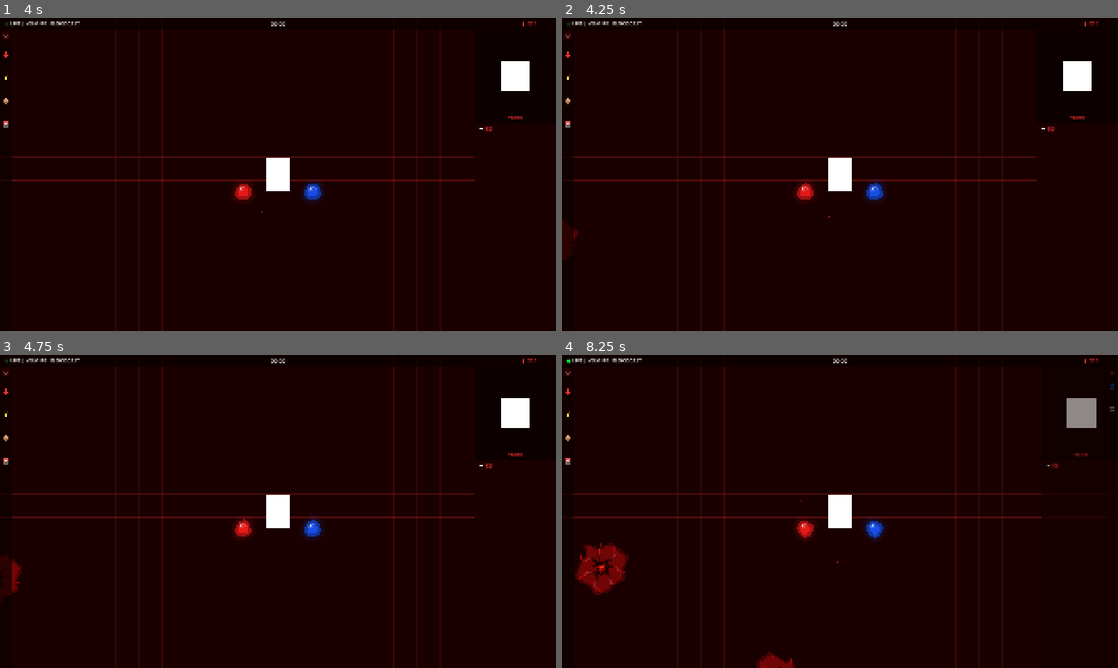
Above: before the commit, frames 1-4 (two rows, left to right).
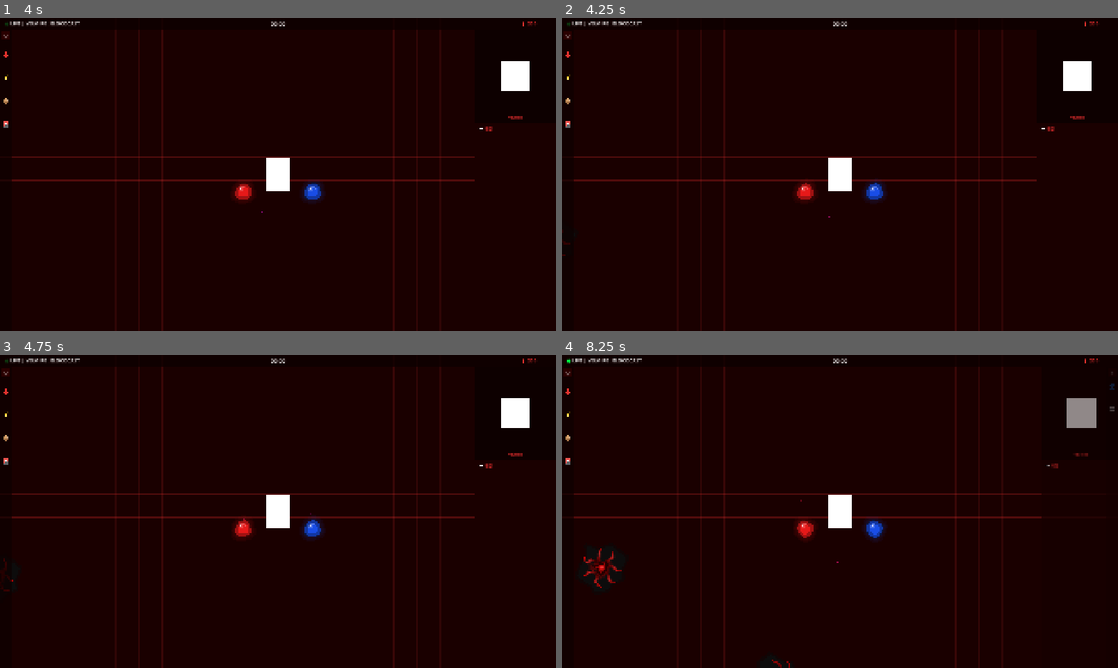
Above: after the commit, the same moments.

Repository: chalie-chariot/velmire
Game: Godot game, scene res://scenes/Main.tscn
Same seed, same stepped clock (60 frames per second), same inputs: the game is played once before the commit and once after it.
Inputs (mouse positions are in pixels of both pictures, inside the frame that each line leads up to):
- Up to frame 1 (4 s): tap Enter at 0.5, 2, 3.5 s; move the mouse to (400, 158) at 0.52 s; hold Shift 0.53-1.25 s; click (400, 158) at 0.67 s; tap Space at 1.25, 2.75 s; drag from (166, 190) to (250, 237) at 1.27 s; move the mouse to (333, 105) at 2.02 s; tap E at 2.1 s; click (333, 105) at 2.17 s; drag from (250, 237) to (111, 127) at 2.77 s; move the mouse to (444, 221) at 3.52 s; hold Shift from 3.53 s (still down); click (444, 221) at 3.67 s
- Up to frame 2 (4.25 s): keep holding Shift
- Up to frame 3 (4.75 s): release Shift at 4.25 s; drag from (111, 464) to (194, 433) at 4.27 s
- Up to frame 4 (8.25 s): move the mouse to (867, 511) at 5.02 s; tap E at 5.1, 8.1 s; click (867, 511) at 5.17 s; drag from (756, 433) to (728, 527) at 5.77 s; move the mouse to (962, 495) at 6.52 s; hold Shift 6.53-7.25 s; click (962, 495) at 6.67 s; drag from (728, 527) to (812, 574) at 7.27 s; move the mouse to (895, 442) at 8.02 s; click (895, 442) at 8.17 s

Frame 1 is identical in both runs. In frame 2, 0.2% of the frame differs, in the area x 0-3%, y 64-78%; in frame 3, 0.3%; in frame 4, 1.2%, in the area x 2-42%, y 60-100%.

Commit message:
VELMIRE 진행상황 저장

Diff:
--- a/velmire/scripts/BloodDrop.gd
+++ b/velmire/scripts/BloodDrop.gd
@@ -4,17 +4,20 @@
 var _target: Vector2 = Vector2.ZERO
 var _speed: float = 0.0
 var _time: float = 0.0
-var _size: float = 6.0
+var _size: float = 10.0
 var _alpha: float = 1.0
 var _phase: String = "burst"
 var _burst_vel: Vector2 = Vector2.ZERO
 var _curve_angle: float = 0.0  # 곡선 방향
+var _trail: Array = []  # 잔상 위치 기록
+var _is_stage4: bool = false  # 4단계 이상 여부
+var _trail_max: int = 32
 
-func setup(pos: Vector2, drop_value: float, coffin_center: Vector2) -> void:
+func setup(pos: Vector2, drop_value: float, coffin_center: Vector2, stage4: bool = false) -> void:
 	global_position = pos
 	value = drop_value
 	_target = coffin_center
-	_size = clamp(drop_value * 2.5, 4.0, 20.0)
+	_size = clamp(drop_value * 4.2, 7.0, 38.0)
 	# 강하게 튕겨나감 - 관 반대 방향 기준으로 퍼짐
 	var away_dir: Vector2 = (pos - coffin_center).normalized()
 	var spread: float = randf_range(-0.6, 0.6)  # ±약 35도 퍼짐
@@ -22,6 +25,7 @@
 	_burst_vel = burst_dir * randf_range(500.0, 900.0)
 	# 곡선 휘어질 방향 (시계/반시계 랜덤)
 	_curve_angle = 1.0 if randf() > 0.5 else -1.0
+	_is_stage4 = stage4
 
 func _process(delta: float) -> void:
 	_time += delta
@@ -35,11 +39,15 @@
 				_speed = 0.0
 
 		"suck":
+			if _is_stage4:
+				_trail.append(global_position)
+				if _trail.size() > _trail_max:
+					_trail.pop_front()
 			var dist: float = global_position.distance_to(_target)
 			var dir: Vector2 = (_target - global_position).normalized()
 			_speed += 3000.0 * delta
 			global_position += dir * _speed * delta
-			_size = clamp(dist / 60.0, 0.5, _size)
+			_size = clamp(dist / 45.0, 1.0, _size)
 
 			if dist < 8.0:
 				ResourceManager.add_blood(value)
@@ -48,8 +56,17 @@
 	queue_redraw()
 
 func _draw() -> void:
-	var pulse: float = sin(_time * 3.0) * 0.8
-	var r: float = (_size + pulse) * 0.7  # 0.7배 크기
+	if _is_stage4 and _trail.size() > 1:
+		for i in range(_trail.size() - 1):
+			var t: float = float(i) / _trail.size()
+			var trail_pos: Vector2 = _trail[i] - global_position
+			var trail_pos2: Vector2 = _trail[i + 1] - global_position
+			var trail_alpha: float = t * 0.75
+			var trail_width: float = _size * t * 2.4
+			draw_line(trail_pos, trail_pos2,
+				Color(0.9, 0.05, 0.05, trail_alpha), max(trail_width, 1.2))
+	var pulse: float = sin(_time * 3.0) * 1.4
+	var r: float = (_size + pulse) * 0.9
 	draw_circle(Vector2.ZERO, r,
 		Color(0.8, 0.0, 0.0, _alpha))
 	draw_circle(Vector2.ZERO, r * 0.5,
--- a/velmire/scripts/BloodEntityStage4.gd
+++ b/velmire/scripts/BloodEntityStage4.gd
@@ -60,12 +60,13 @@
 
 func _generate_tendrils() -> void:
 	_tendrils.clear()
+	var max_r: float = radius * 0.82
 	for i in range(_tendril_count):
 		var base_angle: float = (TAU / _tendril_count) * i + randf_range(-0.2, 0.2)
 		var ctrl_points: Array = []
 		for j in range(5):
 			var t: float = float(j) / 4.0
-			var r: float = radius * 0.12 + radius * 0.88 * t
+			var r: float = radius * 0.12 + (max_r - radius * 0.12) * t
 			var angle: float = base_angle + randf_range(-0.4, 0.4) * (1.0 - t * 0.5)
 			ctrl_points.append(Vector2(cos(angle), sin(angle)) * r)
 		_tendrils.append({
@@ -131,11 +132,11 @@
 		var glow_pts: PackedVector2Array = []
 		for p in smooth:
 			glow_pts.append(p * 1.12)
-		draw_colored_polygon(glow_pts, Color(0.4, 0.02, 0.02, 0.55))
-		draw_colored_polygon(smooth, Color(0.45, 0.02, 0.02, 0.95))
+		draw_colored_polygon(glow_pts, Color(0.04, 0.04, 0.04, 0.55))
+		draw_colored_polygon(smooth, Color(0.05, 0.05, 0.05, 0.95))
 	else:
-		draw_circle(Vector2.ZERO, radius * 1.15, Color(0.4, 0.02, 0.02, 0.55))
-		draw_circle(Vector2.ZERO, radius * 0.95, Color(0.45, 0.02, 0.02, 0.95))
+		draw_circle(Vector2.ZERO, radius * 1.15, Color(0.04, 0.04, 0.04, 0.55))
+		draw_circle(Vector2.ZERO, radius * 0.95, Color(0.05, 0.05, 0.05, 0.95))
 
 	for tendril in _tendrils:
 		var phase: float = tendril.phase
@@ -187,7 +188,8 @@
 					var w: float = w_base * (2.0 - 1.7 * t) * 0.7
 					w = max(w, 1.0)
 					var glow_col: Color = Color(1.0, 0.35, 0.35, clampf(pulse_glow * 1.1, 0.0, 1.0)).lerp(Color(0.35, 0.02, 0.02, pulse_glow * 0.6), 1.0 - t)
-					draw_line(pts[i], pts[i+1], Color(glow_col.r, glow_col.g, glow_col.b, glow_col.a * 0.5), w + 4.0)
+					draw_line(pts[i], pts[i+1], Color(0.9, 0.15, 0.15, pulse_glow * 0.25), w + 10.0)
+					draw_line(pts[i], pts[i+1], Color(1.0, 0.2, 0.2, glow_col.a * 0.45), w + 4.0)
 					draw_line(pts[i], pts[i+1], glow_col, w)
 
 	if _nucleus_pts.size() >= 3:
@@ -201,16 +203,28 @@
 			outer.append(p * 1.05 * s)
 			mid.append(p * 0.65 * s)
 			inner.append(p * 0.35 * s)
+		var glow_far: PackedVector2Array = []
+		var glow_near: PackedVector2Array = []
+		for p in outer:
+			glow_far.append(p * 1.5)
+			glow_near.append(p * 1.25)
+		draw_colored_polygon(glow_far, Color(0.5, 0.0, 0.0, 0.22))
+		draw_colored_polygon(glow_near, Color(0.55, 0.0, 0.0, 0.35))
 		draw_colored_polygon(outer, Color(0.15, 0.0, 0.0, 1.0))
 		draw_colored_polygon(mid, Color(0.55, 0.02, 0.02, 1.0))
 		draw_colored_polygon(inner, Color(0.82, 0.08, 0.08, 0.95))
 		var core_idx: int = _nucleus_pts.size() / 2
 		var core_offset: Vector2 = _nucleus_pts[0].lerp(_nucleus_pts[core_idx], 0.3) * 0.15
+		draw_circle(core_offset, radius * 0.12, Color(0.7, 0.0, 0.0, 0.4))
+		draw_circle(core_offset, radius * 0.08, Color(0.9, 0.1, 0.1, 0.55))
 		draw_circle(core_offset, radius * 0.06, Color(0.95, 0.25, 0.25, 0.85))
 	else:
+		draw_circle(Vector2.ZERO, radius * 0.5, Color(0.5, 0.0, 0.0, 0.25))
+		draw_circle(Vector2.ZERO, radius * 0.4, Color(0.55, 0.0, 0.0, 0.38))
 		draw_circle(Vector2.ZERO, radius * 0.32, Color(0.15, 0.0, 0.0, 1.0))
 		draw_circle(Vector2.ZERO, radius * 0.22, Color(0.55, 0.02, 0.02, 1.0))
 		draw_circle(Vector2.ZERO, radius * 0.13, Color(0.82, 0.08, 0.08, 0.95))
+		draw_circle(Vector2(-radius * 0.08, -radius * 0.1), radius * 0.1, Color(0.7, 0.0, 0.0, 0.45))
 		draw_circle(Vector2(-radius * 0.08, -radius * 0.1), radius * 0.06, Color(0.95, 0.25, 0.25, 0.85))
 
 	if _hp_bar_alpha > 0:
@@ -295,4 +309,4 @@
 		var drop = drop_scene.instantiate()
 		get_parent().add_child(drop)
 		var drop_value: float = max(1.0, max_hp / 60.0)
-		drop.setup(global_position, drop_value, target_pos)
+		drop.setup(global_position, drop_value, target_pos, true)
